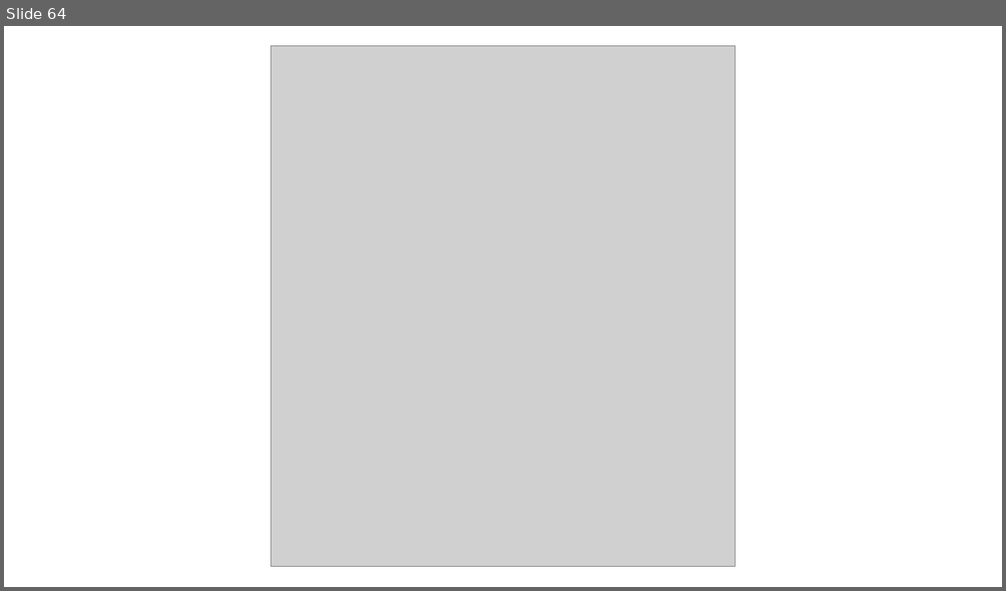
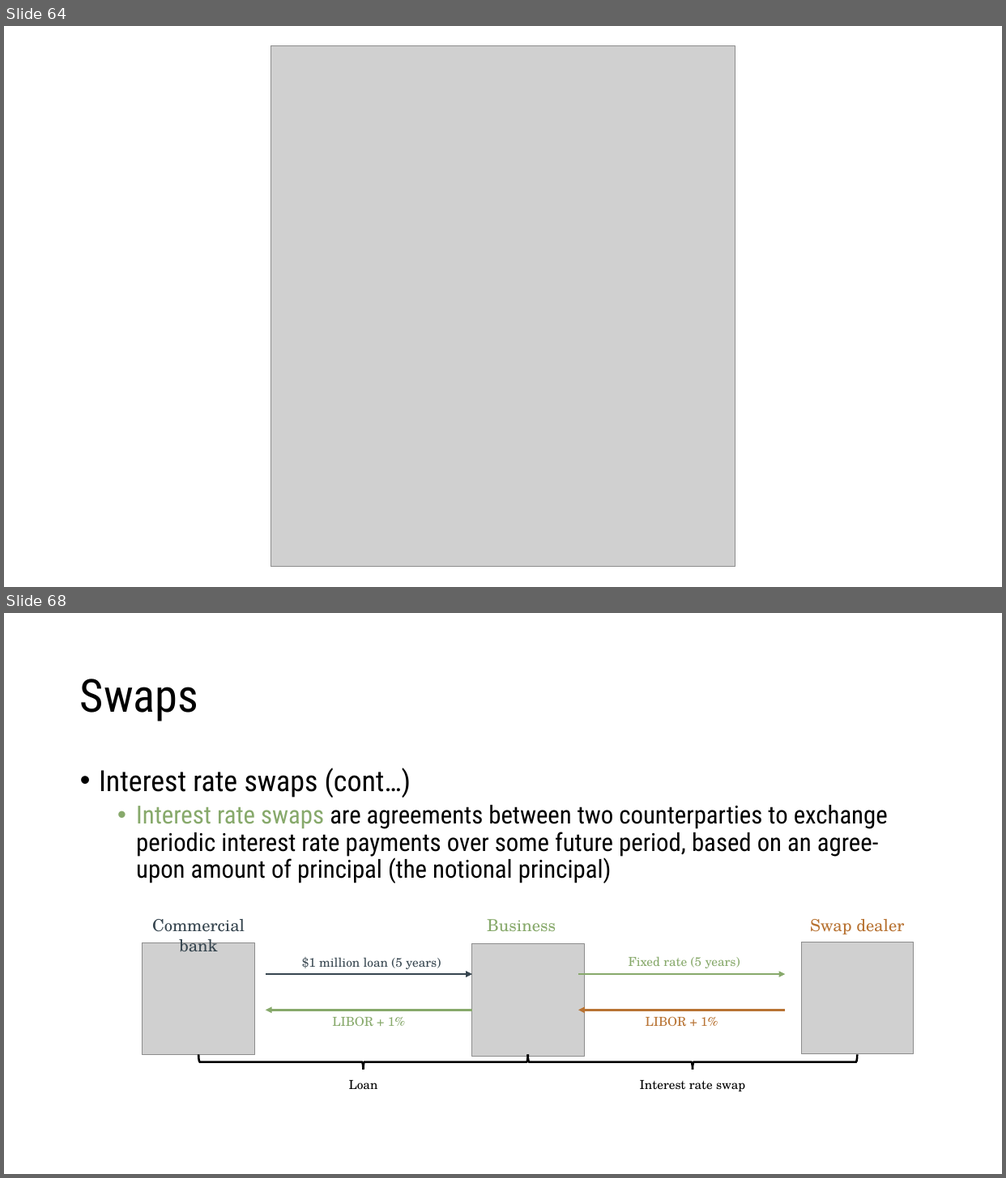
Before and after one commit to ncachanosky/ECON-3320-online, a slide deck: figures/figures.pptx. Shown one above the other, each under a label of ours: slide 64 before the commit, slides 64 and 68 after it; the slides between them are not shown. The pictures are 1006x591 and 1006x1178 pixels, drawn with LibreOffice and Linux fonts; fonts in the diff are those of the drawing; grey boxes stand for pictures. Boxes give left, top, right and bottom in pixels: in the first picture for what was removed or moved away, otherwise in the second. Text is boxed around its words. In the diff, an @@ line names an element or a change of style, - is before the commit and + after.

```diff
--- a/figures/figures.pptx
+++ b/figures/figures.pptx
@@ slide 68 added at (4, 613, 1002, 1174), background #FFFFFF @@
@@ title added at (80, 679, 199, 722), 44 pt, text #000000 @@
+Swaps
@@ text added at (99, 768, 888, 884), 24 pt, text #000000 @@
+• Interest rate swaps (cont…)
+  • Interest rate swaps are agreements between two counterparties to exchange periodic interest rate payments over some future period, based on an agree-upon amount of principal (the notional principal)
@@ text added at (152, 919, 245, 952), 16 pt, text #36454F @@
+Commercial bank
@@ text added at (487, 919, 556, 932), 16 pt, text #87A96B @@
+Business
@@ text added at (810, 919, 904, 935), 16 pt, text #B87333 @@
+Swap dealer
@@ picture added at (143, 943, 255, 1055) @@
@@ picture added at (472, 944, 584, 1056) @@
@@ picture added at (801, 943, 914, 1054) @@
@@ arrow added from (266, 974) to (472, 974), #36454F 2 pt @@
@@ text added at (302, 957, 441, 969), 12 pt, text #36454F @@
+$1 million loan (5 years)
@@ arrow added from (578, 974) to (786, 974), #87A96B 2 pt @@
@@ text added at (629, 956, 740, 969), 12 pt, text #87A96B @@
+Fixed rate (5 years)
@@ arrow added from (472, 1011) to (266, 1011), #87A96B 2 pt @@
@@ text added at (332, 1016, 405, 1026), 12 pt, text #87A96B @@
+LIBOR + 1%
@@ arrow added from (786, 1011) to (578, 1011), #B87333 2 pt @@
@@ text added at (646, 1016, 718, 1026), 12 pt, text #B87333 @@
+LIBOR + 1%
@@ left brace added at (198, 1054, 528, 1070), outline #000000 2 pt @@
@@ left brace added at (528, 1054, 858, 1070), outline #000000 2 pt @@
@@ text added at (349, 1080, 378, 1090), 12 pt, text #000000 @@
+Loan
@@ text added at (640, 1080, 745, 1092), 12 pt, text #000000 @@
+Interest rate swap
```
Also in this commit, not shown: 3 slides changed, 8 other slides added, 2 slides removed, 28 other files.
